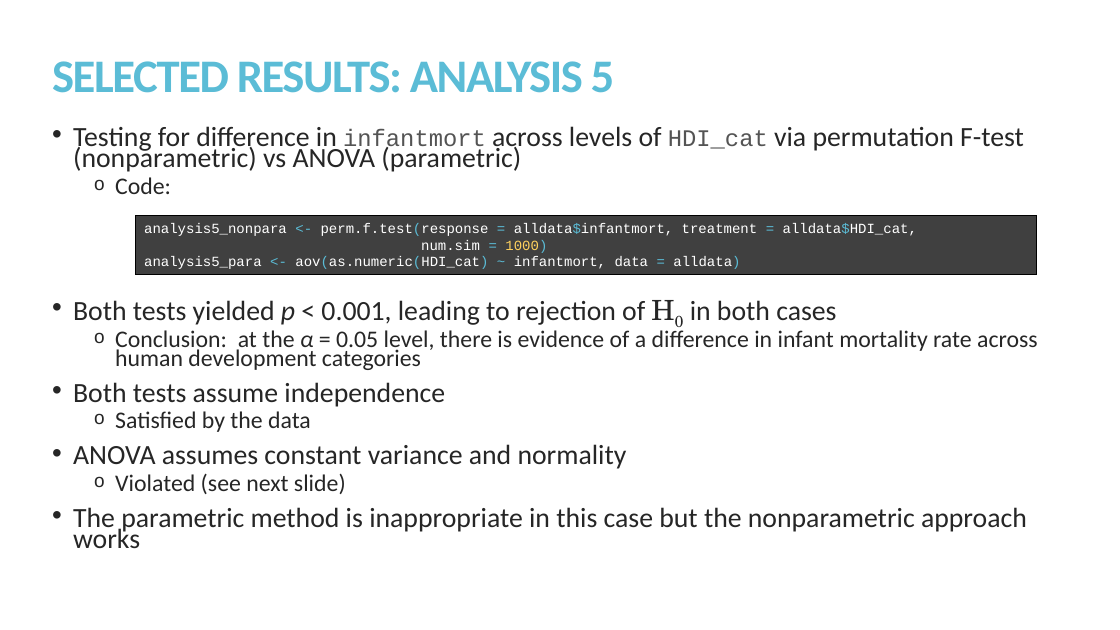
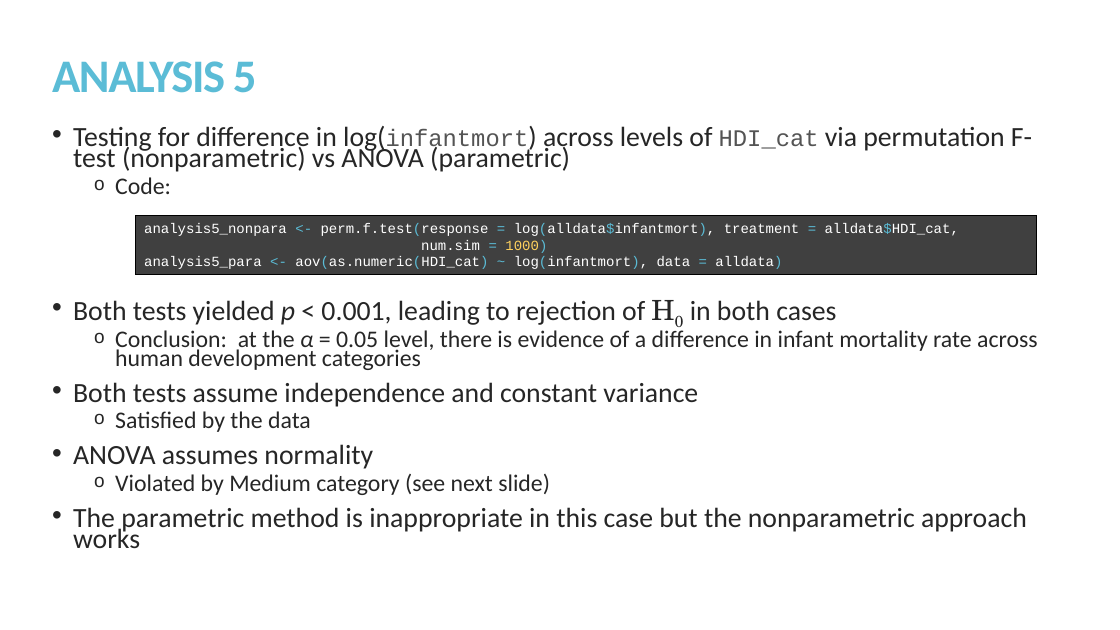
Before and after one commit to kmprioliPROF/MAT_8452_Final_Project, a slide deck: slide 16 of Prioli_Final_Proj.pptx (slide 13 before the commit). Drawn at 1120x630 pixels with LibreOffice and Linux fonts; fonts in the diff are those of the drawing. Boxes give left, top, right and bottom in pixels: in the first picture for what was removed or moved away, otherwise in the second. Text is boxed around its words. In the diff, an @@ line names an element or a change of style, - is before the commit and + after.

Commit message:
More work on slides

```diff
--- a/Prioli_Final_Proj.pptx
+++ b/Prioli_Final_Proj.pptx
@@ title at [52,61,257,93]: text changed @@
-SELECTED RESULTS: ANALYSIS 5
+ANALYSIS 5
@@ text at [73,126,1032,172]: text changed @@
-• Testing for difference in infantmort across levels of HDI_cat via permutation F-test (nonparametric) vs ANOVA (parametric)
+• Testing for difference in log(infantmort) across levels of HDI_cat via permutation F-test (nonparametric) vs ANOVA (parametric)
@@ text in rectangle at [144,223,959,236]: text changed @@
-analysis5_nonpara <- perm.f.test(response = alldata$infantmort, treatment = alldata$HDI_cat,
+analysis5_nonpara <- perm.f.test(response = log(alldata$infantmort), treatment = alldata$HDI_cat,
@@ text in rectangle at [144,256,782,269]: text changed @@
-analysis5_para <- aov(as.numeric(HDI_cat) ~ infantmort, data = alldata)
+analysis5_para <- aov(as.numeric(HDI_cat) ~ log(infantmort), data = alldata)
@@ text at [73,382,698,407]: text changed @@
-• Both tests assume independence
+• Both tests assume independence and constant variance
@@ text at [73,444,550,495]: text changed; size 23.8 to 20.4 pt @@
-• ANOVA assumes constant variance and normality
-  o Violated (see next slide)
+• ANOVA assumes normality
+  o Violated by Medium category (see next slide)
```
Also in this commit, not shown: 1 other slide changed, 4 slides added.
